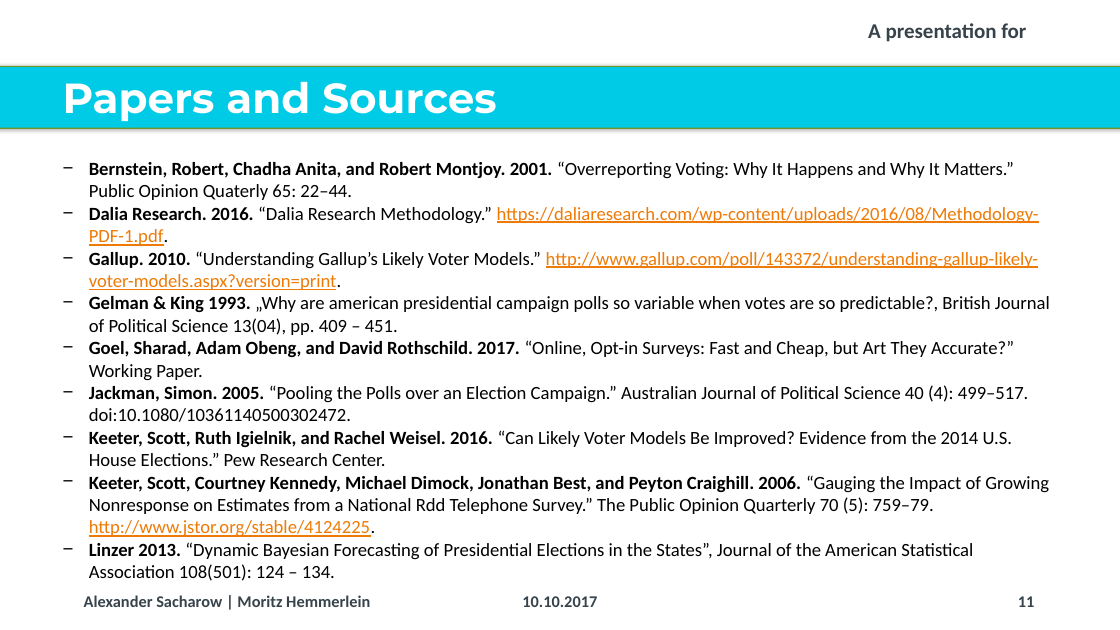
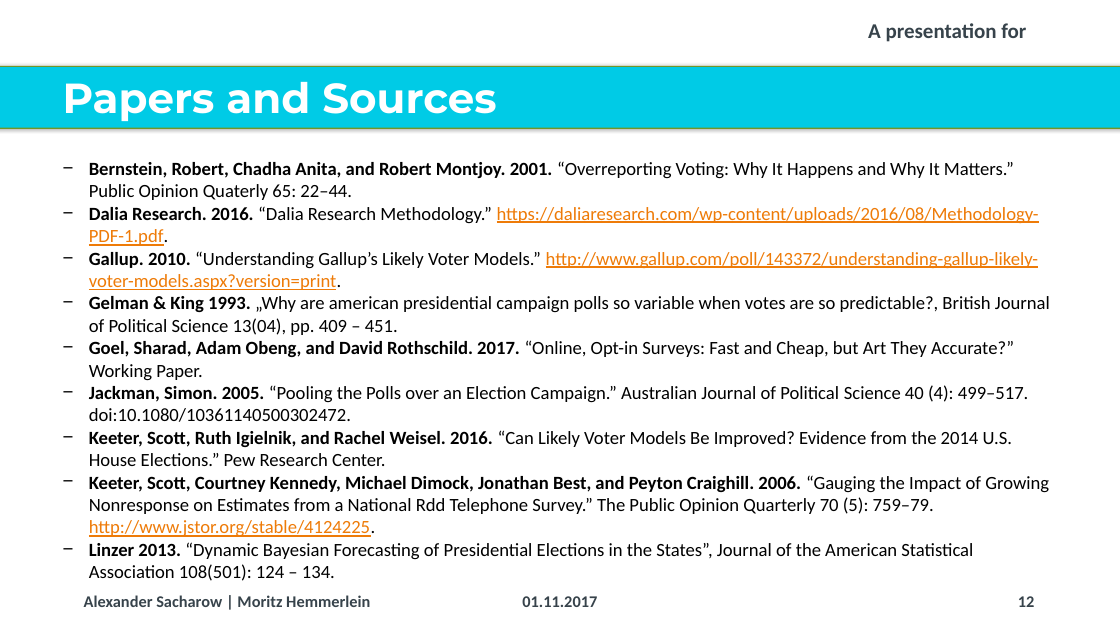
Before and after one commit to Corrod3/ElectionForecasting, a slide deck: slide 12 of Dalia Presentation/20171006_Dalia_Lunchtime Talk_Election Forecasting_v2.pptx (slide 11 before the commit). Drawn at 1120x630 pixels with LibreOffice and Linux fonts; fonts in the diff are those of the drawing; background and template pictures are left out. Boxes give left, top, right and bottom in pixels: in the first picture for what was removed or moved away, otherwise in the second. Text is boxed around its words. In the diff, an @@ line names an element or a change of style, - is before the commit and + after.

```diff
--- a/Dalia Presentation/20171006_Dalia_Lunchtime Talk_Election Forecasting_v2.pptx
+++ b/Dalia Presentation/20171006_Dalia_Lunchtime Talk_Election Forecasting_v2.pptx
@@ text at bbox=[522, 596, 597, 607]: text changed @@
-10.10.2017
+01.11.2017
@@ page number at bbox=[1018, 596, 1035, 607]: text changed @@
-11
+12
```
Also in this commit, not shown: 12 other slides changed, 4 slides added, 3 other files.
